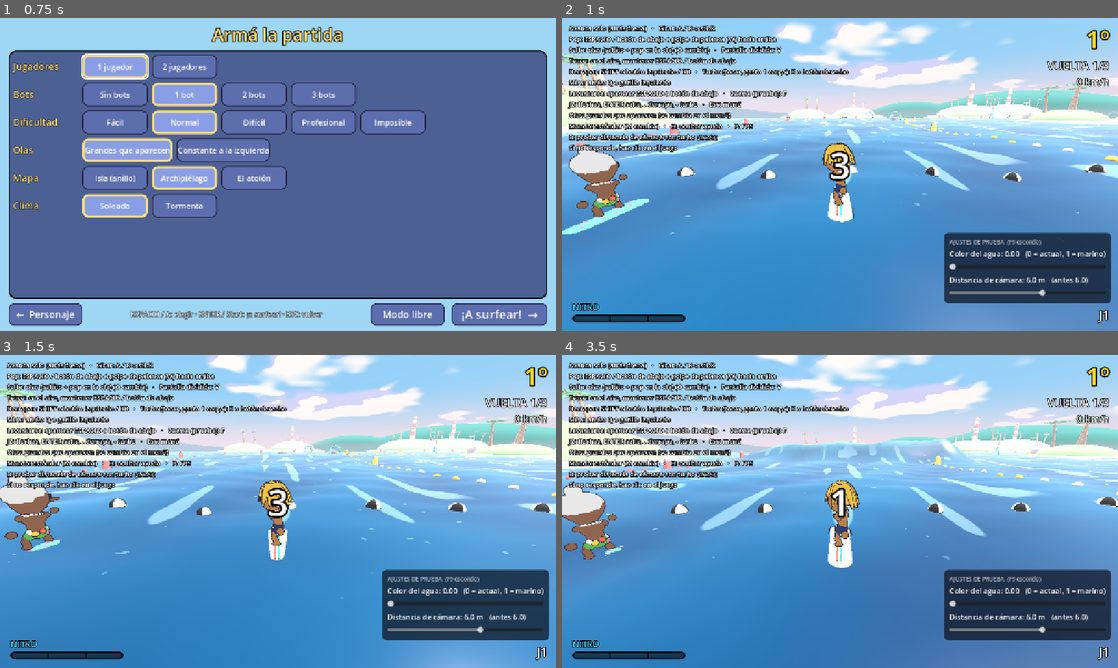
Above: before the commit, frames 1-4 (two rows, left to right).
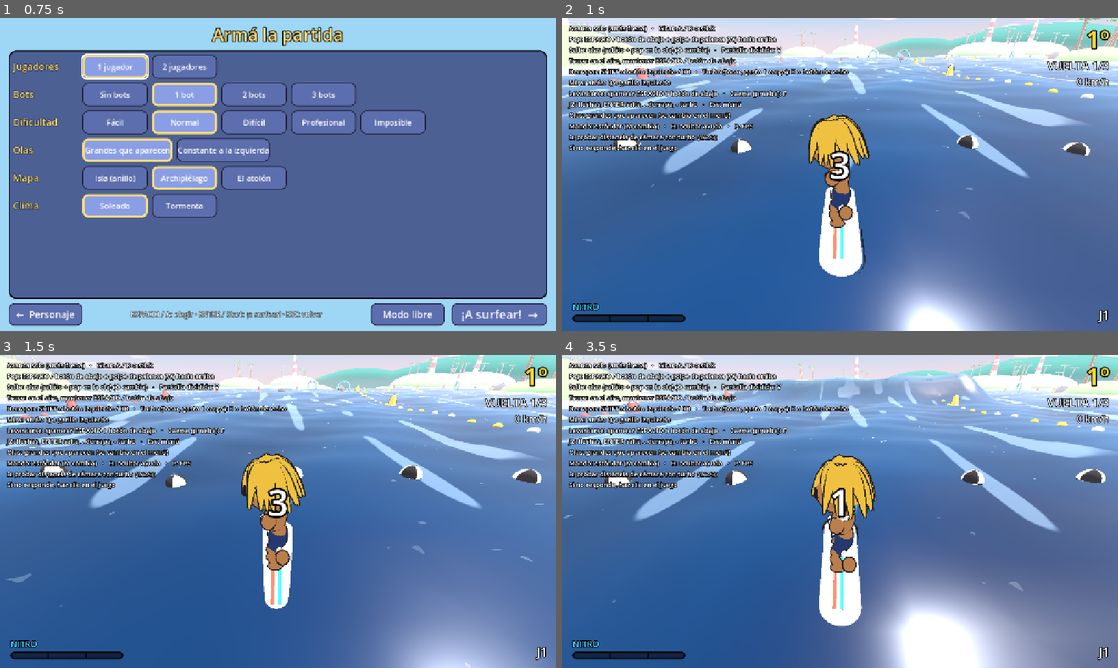
Above: after the commit, the same moments.

Repository: asimplesurfer/simplesurf
Game: Godot game, scene res://ui/menus/character_select.tscn
Two runs of this game, one before a commit and one after it. Both use one fixed random seed, a clock stepped at 60 frames per second and the inputs below. Sound files missing from this copy of the repository are replaced by a short silence.
Inputs (mouse positions are in pixels of both pictures, inside the frame that each line leads up to):
- Up to frame 1 (0.75 s): tap Enter (ui_accept) at 0.5 s; move the mouse to (400, 158) at 0.52 s; hold D (p1_right) from 0.53 s (still down); hold Space (p1_a) from 0.53 s (still down); click (400, 158) at 0.67 s
- Up to frame 2 (1 s): keep holding D (p1_right); keep holding Space (p1_a); tap Enter (ui_accept) at 0.77 s
- Up to frame 3 (1.5 s): release D (p1_right) at 1.25 s; release Space (p1_a) at 1.25 s; drag from (166, 527) to (250, 574) at 1.27 s
- Up to frame 4 (3.5 s): move the mouse to (895, 442) at 2.02 s; hold D (p1_right) 2.03-2.75 s; tap Shift (p1_drift) at 2.1 s; drag from (812, 574) to (673, 464) at 2.77 s

Frame 1 is identical in both runs. In frame 2, 91% of the frame differs, in the area x 0-100%, y 0-100%; in frame 3, 91%; in frame 4, 91%.

Commit message:
Cámara fija a 3 m y agua en 0.6 (panel del agua escondido, F9)
- Cámara a 3 m (antes 6) y también 3 m al caerse. Con turbo se aleja a la
  misma distancia de siempre (8,3 m). Mirando hacia atrás sigue a 6 m (de cerca
  quedaba encima del personaje).
- Agua en 0.6 entre el color original y azul marino. El slider queda, escondido
  de entrada: F9 lo muestra. Ya no se guarda: arranca siempre en 0.6.
- Sin slider de cámara.

Co-Authored-By: Claude Opus 5.5 <noreply@anthropic.com>
Claude-Session: https://claude.ai/code/session_0158oNfJa2g5qsqyuATh8Mjh

Diff:
--- a/core/camera/chase_camera.gd
+++ b/core/camera/chase_camera.gd
@@ -3,12 +3,11 @@
 ## Cámara que sigue al Rider desde atrás. Una por jugador (player_index).
 
 @export var target_path: NodePath
-## Distancia normal: la del panel de ajustes (Tuning.camera_distance).
-@export var distance: float = 6.0
+@export var distance: float = 3.0
 @export var height: float = 2.7
 @export var look_height: float = 1.0
 ## Cámara más cerca cuando está caído, para ver bien la animación.
-@export var fallen_distance: float = 4.5
+@export var fallen_distance: float = 3.0
 @export var fallen_height: float = 3.2
 @export var follow_sharpness: float = 5.0
 
@@ -35,6 +34,11 @@
 ## velocidad). Tres distancias para probar: la tecla B pasa a la siguiente y
 ## hace un alejamiento de muestra.
 const BOOST_PULLBACKS: Array[float] = [0.7, 1.4, 2.3]
+## Con turbo, la distancia es esta + el alejamiento (la cámara antes iba a 6 m).
+const TURBO_BASE := 6.0
+## Mirando hacia atrás va más lejos que de frente: al ir rápido la cámara se
+## atrasa un poco, y desde cerca quedaría encima del personaje.
+const LOOK_BACK_DISTANCE := 6.0
 static var boost_option: int = 2
 ## Muestra del alejamiento (s que quedan), al apretar B.
 const PREVIEW_TIME := 1.6
@@ -54,7 +58,6 @@
 	if target:
 		target.wave_punched.connect(func() -> void: shake(0.6))
 	_water = GameSession.find_in_scene(self, "water") as Water
-	Tuning.load_values()
 	if target:
 		global_position = _desired_position()
 		look_at(_look_point(), Vector3.UP)
@@ -124,17 +127,16 @@
 
 func _desired_position() -> Vector3:
 	var fallen := target.is_fallen()
-	# Con turbo va a la misma distancia de siempre (la de antes + el alejamiento),
-	# aunque la normal se acerque con el panel de ajustes.
-	var normal := Tuning.camera_distance
-	var turbo := maxf(Tuning.CAMERA_DISTANCE_DEFAULT + boost_pullback(), normal)
-	var dist := fallen_distance if fallen else lerpf(normal, turbo, _boost * _boost * (3.0 - 2.0 * _boost))
+	# Con turbo se aleja hasta TURBO_BASE + el alejamiento elegido (8,3 m), sin
+	# importar cuán cerca vaya normalmente.
+	var turbo := maxf(TURBO_BASE + boost_pullback(), distance)
+	var dist := fallen_distance if fallen else lerpf(distance, turbo, _boost * _boost * (3.0 - 2.0 * _boost))
 	var h := fallen_height if fallen else height
 	var base := target.global_position
 	base.y *= _follow_y
 	if looking_back:
 		# Adelante del Rider, mirando hacia atrás (un poco más alta para ver a los de atrás).
-		return base + target.forward() * dist + Vector3.UP * (h + 0.4)
+		return base + target.forward() * maxf(dist, LOOK_BACK_DISTANCE) + Vector3.UP * (h + 0.4)
 	return base - target.forward() * dist + Vector3.UP * h
 
 
--- a/core/debug/tuning.gd
+++ b/core/debug/tuning.gd
@@ -1,45 +1,11 @@
 class_name Tuning
 extends RefCounted
-## Valores para probar en el momento (panel de ajustes, tecla F9): cuando quede
-## decidido cada número, pasa a ser el valor por defecto.
-## Se guardan en user://settings.cfg (sección "tuning") para que sigan al
-## reiniciar la partida.
+## Valores para probar en el momento (panel de ajustes, F9). Arranca siempre en
+## el valor elegido y no se guarda: lo que se mueva en el panel dura la partida.
 
-const PATH := "user://settings.cfg"
-
-## Agua: 0 = el color de siempre, 1 = azul marino oscuro.
-const WATER_DARK_DEFAULT := 0.0
-## Distancia de la cámara detrás del surfista (m).
-const CAMERA_DISTANCE_DEFAULT := 6.0
-const CAMERA_DISTANCE_MIN := 3.0
-const CAMERA_DISTANCE_MAX := 8.0
+## Agua: 0 = el color original, 1 = azul marino oscuro. Elegido: 0.6.
+const WATER_DARK_DEFAULT := 0.6
 
 static var water_dark: float = WATER_DARK_DEFAULT
-static var camera_distance: float = CAMERA_DISTANCE_DEFAULT
-## Se ve el panel (se cambia con F9).
-static var panel_visible: bool = true
-static var _loaded: bool = false
-
-
-static func load_values() -> void:
-	if _loaded:
-		return
-	_loaded = true
-	var cfg := ConfigFile.new()
-	if cfg.load(PATH) != OK:
-		return
-	water_dark = clampf(float(cfg.get_value("tuning", "water_dark", WATER_DARK_DEFAULT)), 0.0, 1.0)
-	camera_distance = clampf(
-		float(cfg.get_value("tuning", "camera_distance", CAMERA_DISTANCE_DEFAULT)),
-		CAMERA_DISTANCE_MIN, CAMERA_DISTANCE_MAX
-	)
-	panel_visible = bool(cfg.get_value("tuning", "panel_visible", true))
-
-
-static func save_values() -> void:
-	var cfg := ConfigFile.new()
-	cfg.load(PATH)
-	cfg.set_value("tuning", "water_dark", water_dark)
-	cfg.set_value("tuning", "camera_distance", camera_distance)
-	cfg.set_value("tuning", "panel_visible", panel_visible)
-	cfg.save(PATH)
+## Se ve el panel (escondido de entrada; F9 lo muestra).
+static var panel_visible: bool = false
--- a/tests/suites/test_race.gd
+++ b/tests/suites/test_race.gd
@@ -384,8 +384,8 @@
 	_set_action(&"p1_look_back", true)
 	await _wait(0.3)
 	f = _rider.forward()
-	var ahead := (cam.global_position - _rider.global_position).dot(f) > 2.0
-	_check(ahead and cam.looking_back, "con el gatillo izquierdo / Q la cámara mira hacia atrás")
+	var ahead_m := (cam.global_position - _rider.global_position).dot(f)
+	_check(ahead_m > 2.0 and cam.looking_back, "con el gatillo izquierdo / Q la cámara mira hacia atrás (%.1f m adelante)" % ahead_m)
 	_set_action(&"p1_look_back", false)
 	await _wait(0.3)
 	f = _rider.forward()
--- a/tests/suites/test_sandbox.gd
+++ b/tests/suites/test_sandbox.gd
@@ -92,6 +92,7 @@
 	var sun_before := sun.light_energy
 	var waves_before := water.waves
 	var amp_before := waves.amplitude_max
+	var color_before: Variant = water.shader_material().get_shader_parameter("deep_color")
 	await _press(&"p1_storm")
 	_check(sb.storm_on() and sb.storm != null, "T prende la tormenta")
 	await process_frame
@@ -105,7 +106,7 @@
 		and is_equal_approx(sun.light_energy, sun_before)
 		and water.waves == waves_before
 		and is_equal_approx(waves.amplitude_max, amp_before)
-		and water.shader_material().get_shader_parameter("deep_color") == null,
+		and water.shader_material().get_shader_parameter("deep_color") == color_before,
 		"y queda todo como estaba (cielo, luz, agua y olas)"
 	)
 	var cam := (m.get_node("Views") as SplitScreen).cameras[0]
@@ -123,37 +124,37 @@
 		as_node is GameSession and not as_node is RaceManager,
 		"el modo libre no es una carrera (base común: GameSession)"
 	)
-	# Panel de ajustes de prueba: color del agua y distancia de la cámara.
+	# Panel de ajustes de prueba: el color del agua (escondido de entrada).
 	await process_frame
 	var panel := m.get_node_or_null("Views/TuningPanel") as TuningPanel
-	_check(panel != null, "hay panel de ajustes con sliders")
-	var saved_dark := Tuning.water_dark
-	var saved_dist := Tuning.camera_distance
+	_check(panel != null and not panel.visible, "el panel de ajustes está, escondido de entrada (F9)")
+	var day: Variant = water.shader_material().get_shader_parameter("deep_color")
+	_check(
+		Tuning.water_dark == Tuning.WATER_DARK_DEFAULT and day is Color
+		and (day as Color).is_equal_approx(Water.DAY_COLORS["deep_color"].lerp(Water.NAVY_COLORS["deep_color"], Tuning.WATER_DARK_DEFAULT)),
+		"el agua arranca en el color elegido"
+	)
 	Tuning.water_dark = 1.0
 	await process_frame
 	var deep: Variant = water.shader_material().get_shader_parameter("deep_color")
 	_check(deep is Color and (deep as Color).is_equal_approx(Water.NAVY_COLORS["deep_color"]), "el slider del agua la lleva a azul marino")
 	Tuning.water_dark = 0.0
 	await process_frame
-	_check(water.shader_material().get_shader_parameter("deep_color") == null, "en 0 vuelve al color de siempre")
+	_check(water.shader_material().get_shader_parameter("deep_color") == null, "en 0 vuelve al color original")
+	Tuning.water_dark = Tuning.WATER_DARK_DEFAULT
+	# Cámara: a 3 m; con turbo, a la misma distancia de siempre (8,3 m).
 	var chase := (m.get_node("Views") as SplitScreen).cameras[0]
 	var flat_dist := func() -> float:
 		var d := chase._desired_position() - r.global_position
 		return Vector2(d.x, d.z).length()
-	Tuning.camera_distance = 4.5
 	chase._boost = 0.0
-	_check(absf(flat_dist.call() - 4.5) < 0.01, "el slider acerca la cámara (%.2f m)" % flat_dist.call())
+	_check(absf(flat_dist.call() - 3.0) < 0.01, "la cámara va a 3 m (%.2f m)" % flat_dist.call())
 	chase._boost = 1.0
-	var turbo_close: float = flat_dist.call()
-	Tuning.camera_distance = Tuning.CAMERA_DISTANCE_DEFAULT
-	var turbo_default: float = flat_dist.call()
 	_check(
-		absf(turbo_close - turbo_default) < 0.01,
-		"con turbo la cámara queda a la misma distancia de siempre (%.2f m)" % turbo_close
+		absf(flat_dist.call() - (ChaseCamera.TURBO_BASE + ChaseCamera.boost_pullback())) < 0.01,
+		"con turbo se aleja a la distancia de siempre (%.2f m)" % flat_dist.call()
 	)
 	chase._boost = 0.0
-	Tuning.water_dark = saved_dark
-	Tuning.camera_distance = saved_dist
 
 	# Reiniciar: la escena nueva entra antes de que se borre la vieja, y todo
 	# (surfista, olas, cámara) tiene que quedarse con el agua de la nueva.
--- a/ui/hud/tuning_panel.gd
+++ b/ui/hud/tuning_panel.gd
@@ -1,17 +1,14 @@
 class_name TuningPanel
 extends PanelContainer
-## Panel de ajustes para probar (abajo a la derecha): color del agua y
-## distancia de la cámara, con el número a la vista. F9 lo muestra / esconde.
+## Panel de ajustes para probar (abajo a la derecha): color del agua, con el
+## número a la vista. Escondido de entrada; F9 lo muestra / esconde.
 ## Los sliders no toman el foco: las flechas y el teclado siguen siendo del juego.
 
 var _water_slider: HSlider
 var _water_label: Label
-var _cam_slider: HSlider
-var _cam_label: Label
 
 
 func _ready() -> void:
-	Tuning.load_values()
 	# Pegado abajo a la derecha (crece hacia arriba y a la izquierda).
 	anchor_left = 1.0
 	anchor_right = 1.0
@@ -21,7 +18,7 @@
 	grow_vertical = Control.GROW_DIRECTION_BEGIN
 	offset_left = -330.0
 	offset_right = -16.0
-	offset_top = -170.0
+	offset_top = -120.0
 	offset_bottom = -64.0
 	size_flags_horizontal = Control.SIZE_SHRINK_END
 	size_flags_vertical = Control.SIZE_SHRINK_END
@@ -47,16 +44,6 @@
 	_water_slider.value_changed.connect(func(v: float) -> void:
 		Tuning.water_dark = v
 		_refresh())
-	_cam_label = _label(box)
-	_cam_slider = _slider(
-		box, Tuning.CAMERA_DISTANCE_MIN, Tuning.CAMERA_DISTANCE_MAX, 0.1, Tuning.camera_distance
-	)
-	_cam_slider.value_changed.connect(func(v: float) -> void:
-		Tuning.camera_distance = v
-		_refresh())
-	# Se guarda al soltar el slider (no a cada paso del arrastre).
-	_water_slider.drag_ended.connect(func(_c: bool) -> void: Tuning.save_values())
-	_cam_slider.drag_ended.connect(func(_c: bool) -> void: Tuning.save_values())
 	visible = Tuning.panel_visible
 	_refresh()
 
@@ -81,9 +68,8 @@
 
 
 func _refresh() -> void:
-	_water_label.text = "Color del agua: %.2f   (0 = actual, 1 = marino)" % Tuning.water_dark
-	_cam_label.text = "Distancia de cámara: %.1f m   (antes %.1f)" % [
-		Tuning.camera_distance, Tuning.CAMERA_DISTANCE_DEFAULT
+	_water_label.text = "Color del agua: %.2f   (elegido %.2f; 0 original, 1 marino)" % [
+		Tuning.water_dark, Tuning.WATER_DARK_DEFAULT
 	]
 
 
@@ -92,6 +78,4 @@
 	if key and key.pressed and not key.echo and key.physical_keycode == KEY_F9:
 		Tuning.panel_visible = not Tuning.panel_visible
 		visible = Tuning.panel_visible
-		Tuning.save_values()
-		# Al guardar también quedan los valores de los sliders.
 		get_viewport().set_input_as_handled()
--- a/world/water/water.gd
+++ b/world/water/water.gd
@@ -80,7 +80,6 @@
 
 	_material = ShaderMaterial.new()
 	_material.shader = SHADER
-	Tuning.load_values()
 	waves.apply_to(_material)
 
 	_plane = _build_mesh()
